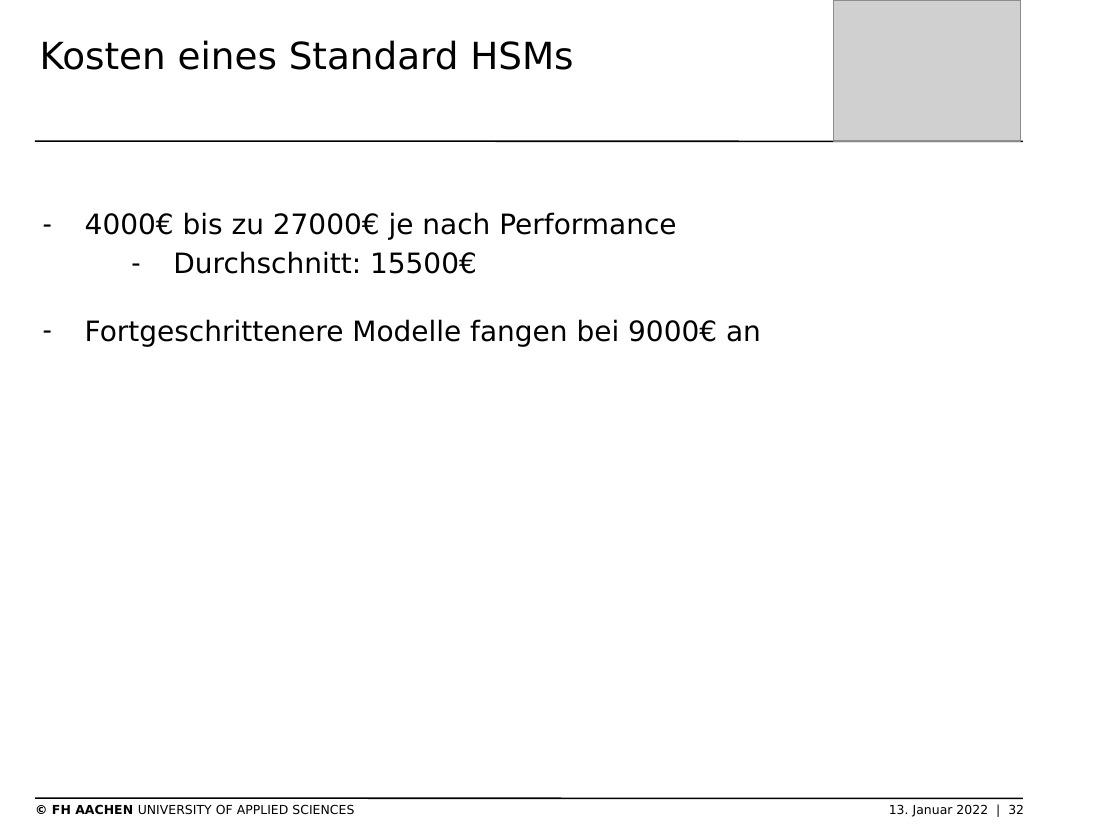
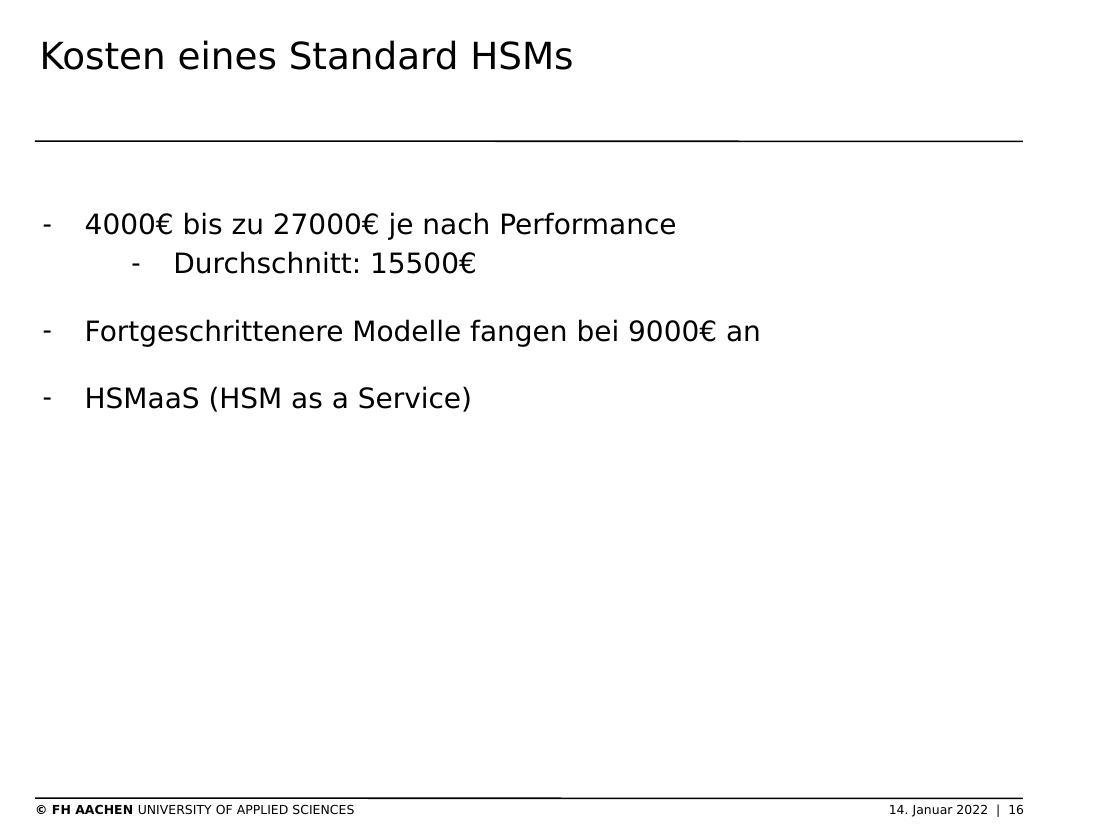
Before and after one commit to SchmickHub/Bachmann---Dahlhaus, a slide deck: slide 16 of HSM FOLIEN_neu.pptx (slide 32 before the commit). Drawn at 1120x840 pixels with LibreOffice and Linux fonts; fonts in the diff are those of the drawing; grey boxes stand for pictures; background and template pictures are left out. Boxes give left, top, right and bottom in pixels: in the first picture for what was removed or moved away, otherwise in the second. Text is boxed around its words. In the diff, an @@ line names an element or a change of style, - is before the commit and + after.

```diff
--- a/HSM FOLIEN_neu.pptx
+++ b/HSM FOLIEN_neu.pptx
@@ picture removed at [833, 0, 1020, 141] @@
@@ text at [85, 386, 472, 412]: paragraph added @@
+– HSMaaS (HSM as a Service)
@@ text at [52, 804, 1024, 817]: text changed @@
-© FH AACHEN UNIVERSITY OF APPLIED SCIENCES 13. Januar 2022 | 32
+© FH AACHEN UNIVERSITY OF APPLIED SCIENCES 14. Januar 2022 | 16
```
Also in this commit, not shown: 4 other slides changed, 16 slides removed, 1 other file.
